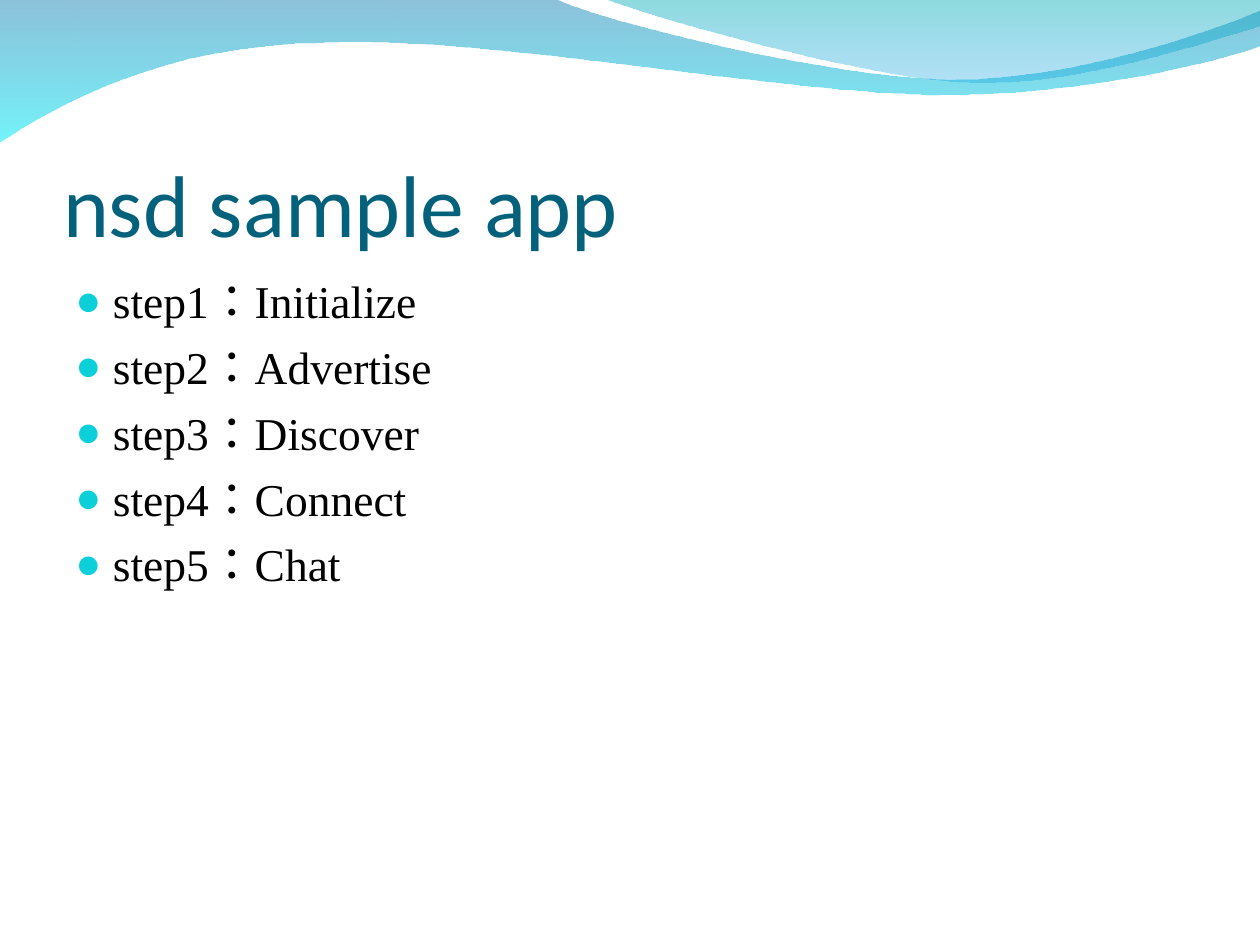
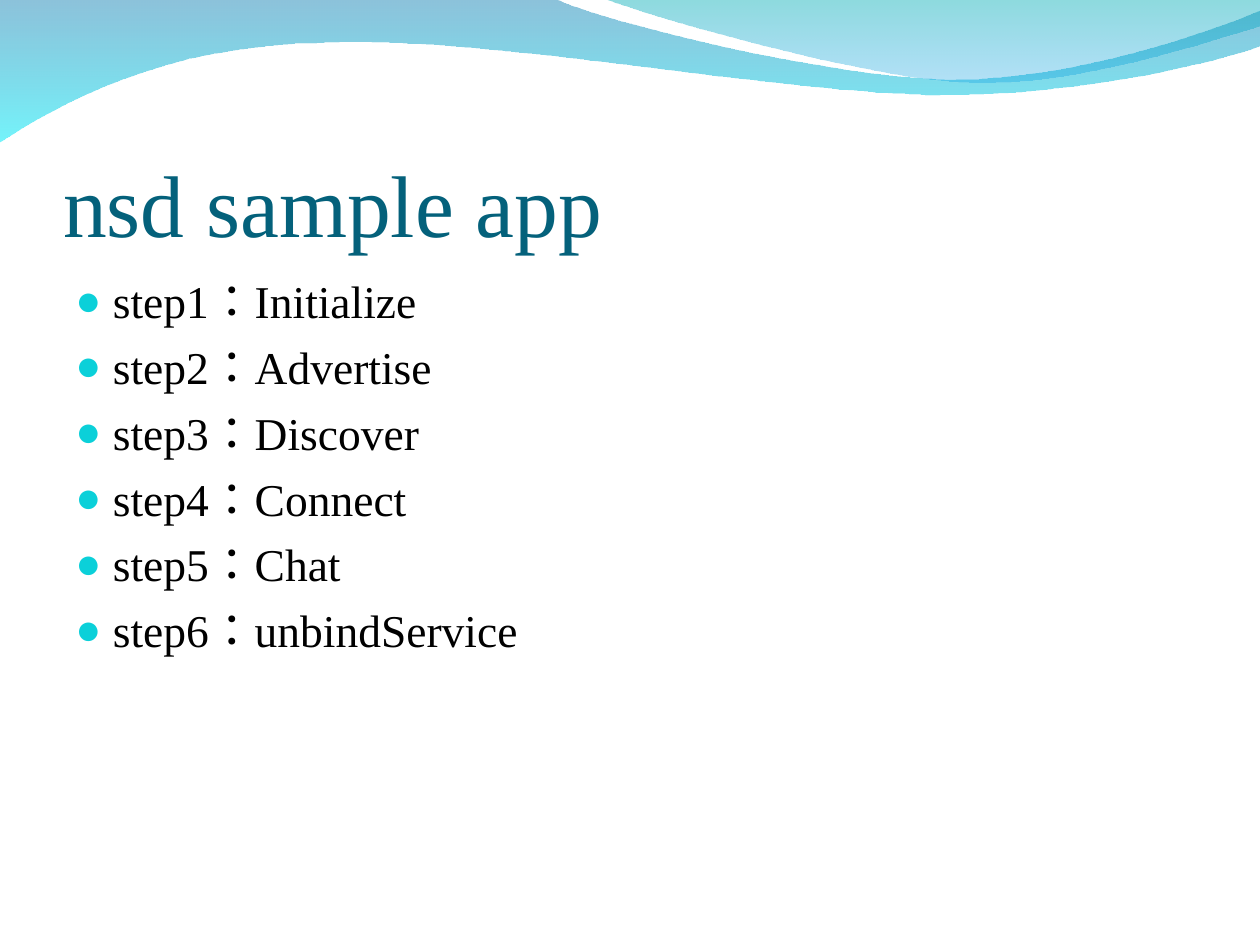
Before and after one commit to peter279k/regular_meeting, a slide deck: slide 10 of mDNS.ppt. Drawn at 1260x945 pixels with LibreOffice and Linux fonts; fonts in the diff are those of the drawing; background and template pictures are left out. Boxes give left, top, right and bottom in pixels: in the first picture for what was removed or moved away, otherwise in the second. Text is boxed around its words. In the diff, an @@ line names an element or a change of style, - is before the commit and + after.

```diff
--- a/mDNS.ppt
+++ b/mDNS.ppt
@@ title "nsd sample app" at [63, 176, 602, 253]: font Calibri to Times New Roman @@
@@ text at [113, 615, 517, 656]: paragraph added @@
+● step6：unbindService
```
Also in this commit, not shown: 5 other slides changed, 4 slides added, 1 slide removed.
